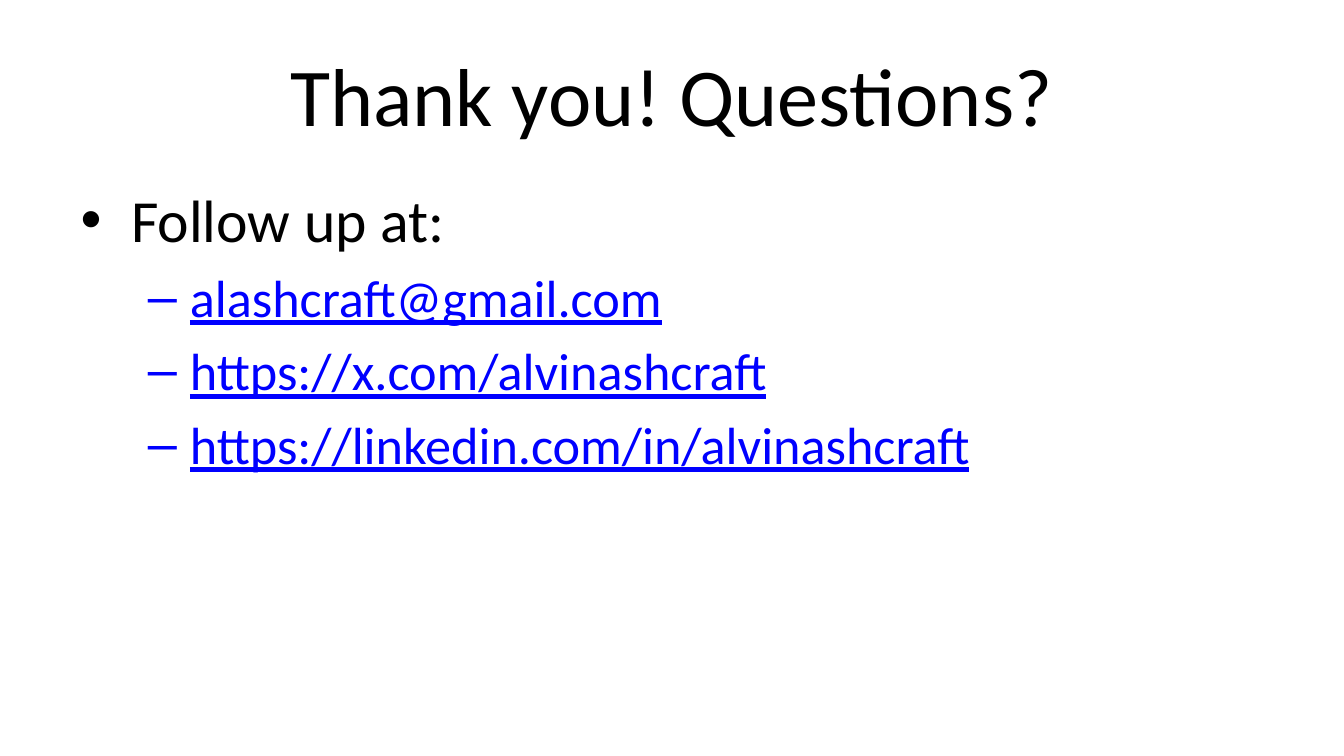
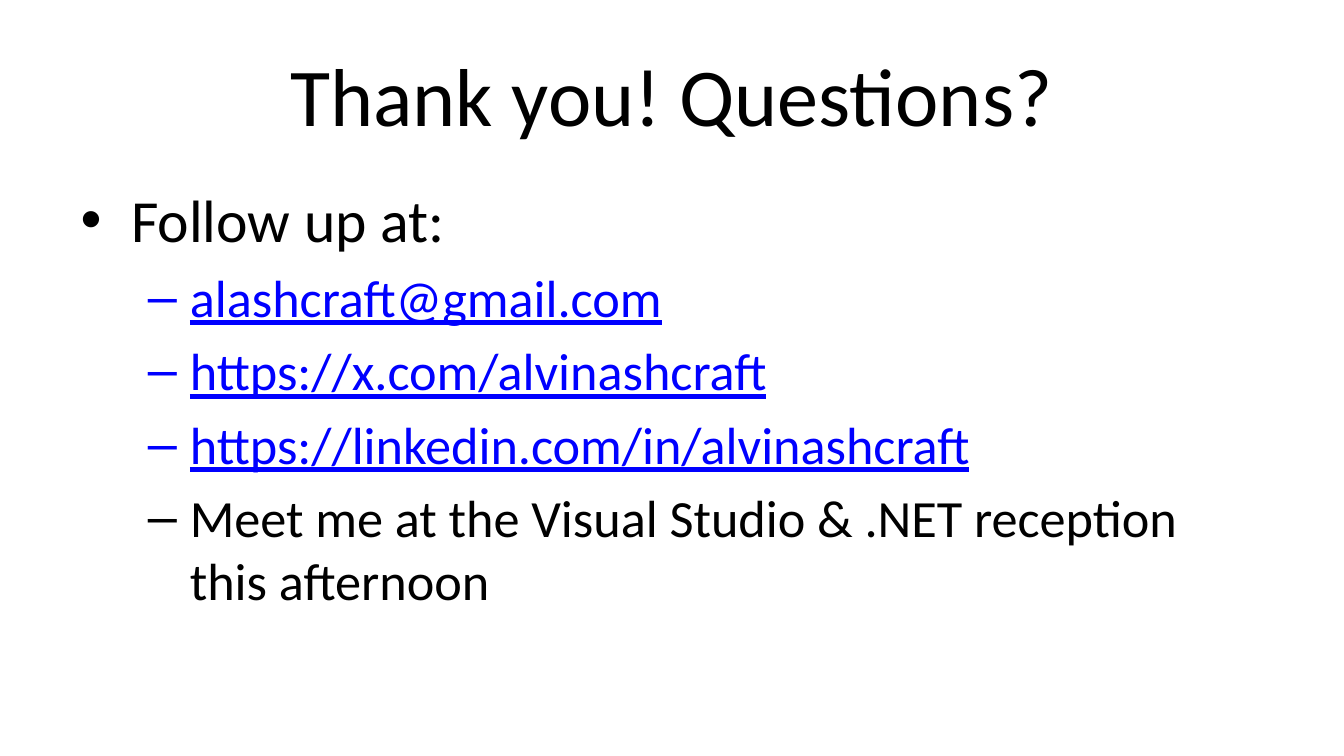
Before and after one commit to alvinashcraft/speaking, a slide deck: slide 23 of 2024/0806_VSLiveRedmond/ContributeToMsLearn/VSLMSHQ24_Become a MS Learn Contributor_AlvinAshcraft.pptx. Drawn at 1344x756 pixels with LibreOffice and Linux fonts; fonts in the diff are those of the drawing; background and template pictures are left out. Boxes give left, top, right and bottom in pixels: in the first picture for what was removed or moved away, otherwise in the second. Text is boxed around its words. In the diff, an @@ line names an element or a change of style, - is before the commit and + after.

```diff
--- a/2024/0806_VSLiveRedmond/ContributeToMsLearn/VSLMSHQ24_Become a MS Learn Contributor_AlvinAshcraft.pptx
+++ b/2024/0806_VSLiveRedmond/ContributeToMsLearn/VSLMSHQ24_Become a MS Learn Contributor_AlvinAshcraft.pptx
@@ text at (190,500,1177,601): paragraph added @@
+  – Meet me at the Visual Studio & .NET reception this afternoon
```
Also in this commit, not shown: 1 other slide changed.
